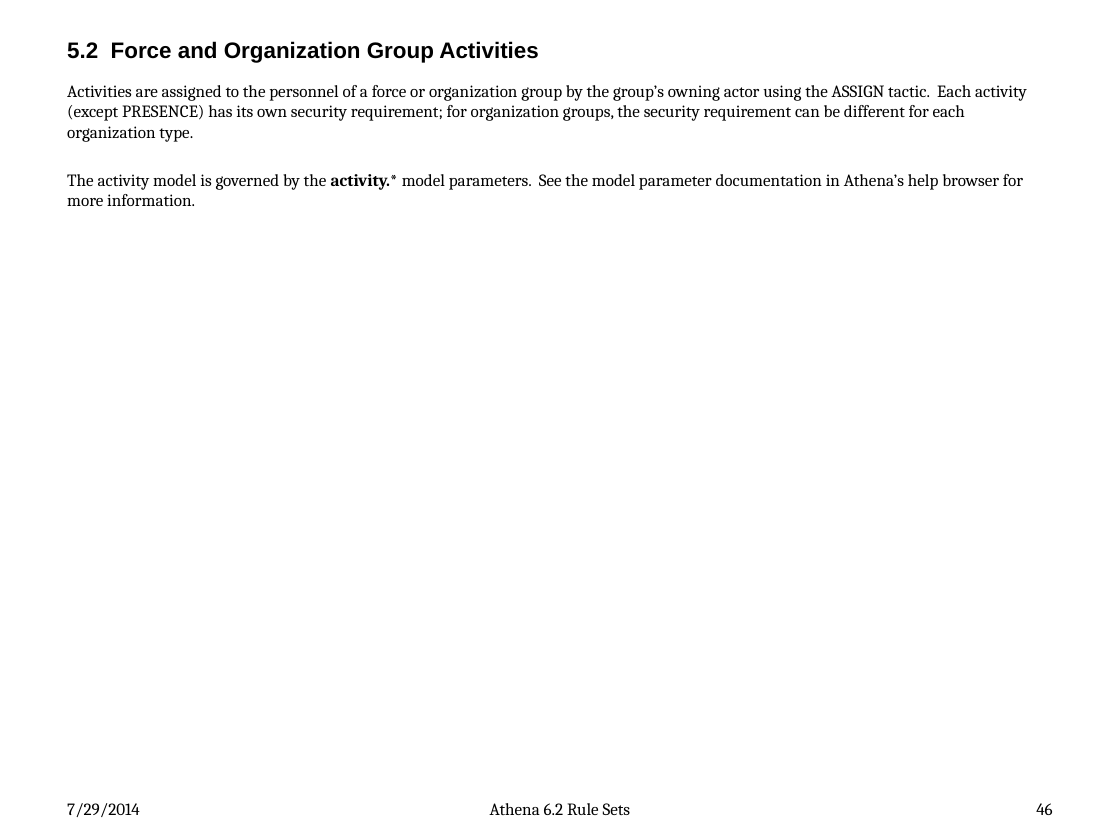
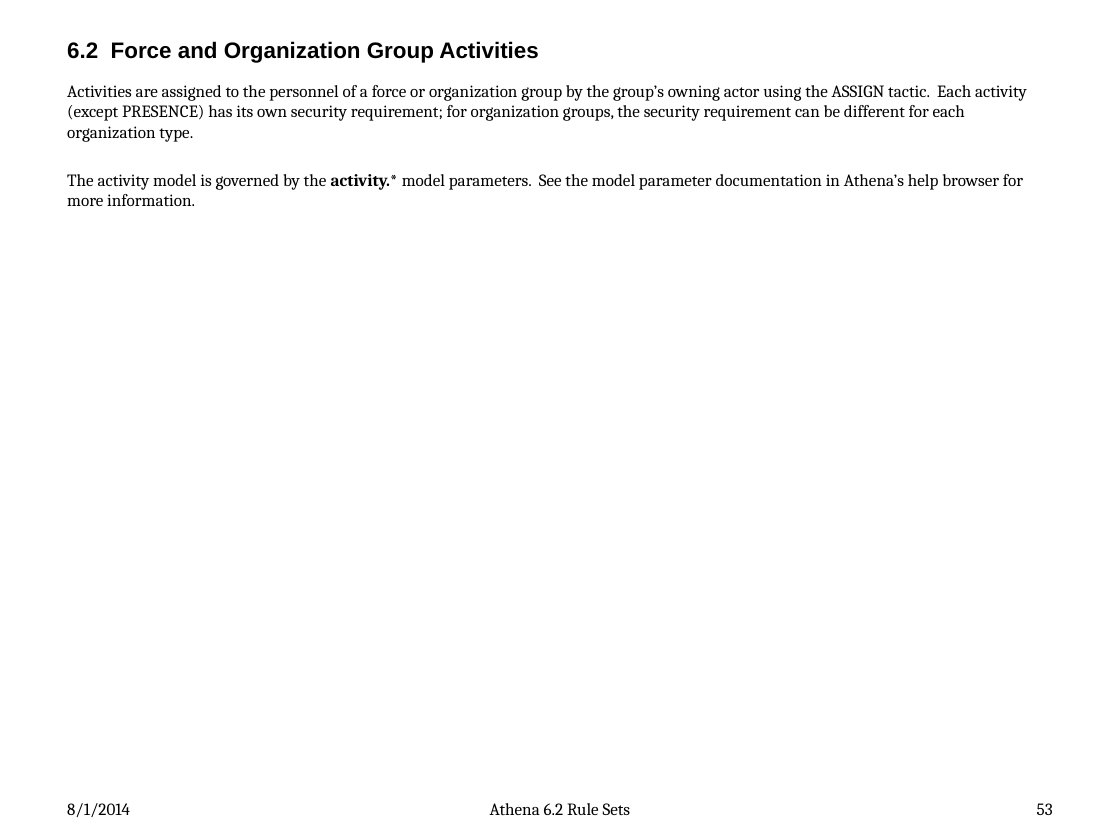
Before and after one commit to AthenaModel/athena-legacy, a slide deck: slide 53 of docs/dev/rules.pptx (slide 46 before the commit). Drawn at 1120x840 pixels with LibreOffice and Linux fonts; fonts in the diff are those of the drawing. Boxes give left, top, right and bottom in pixels: in the first picture for what was removed or moved away, otherwise in the second. Text is boxed around its words. In the diff, an @@ line names an element or a change of style, - is before the commit and + after.

```diff
--- a/docs/dev/rules.pptx
+++ b/docs/dev/rules.pptx
@@ title at box(67, 41, 539, 63): text changed @@
-5.2 Force and Organization Group Activities
+6.2 Force and Organization Group Activities
@@ text at box(67, 803, 130, 817): text changed @@
-7/29/2014
+8/1/2014
@@ page number at box(1037, 803, 1053, 815): text changed @@
-46
+53
```
Also in this commit, not shown: 72 other slides changed, 7 slides added, 6 other files.
